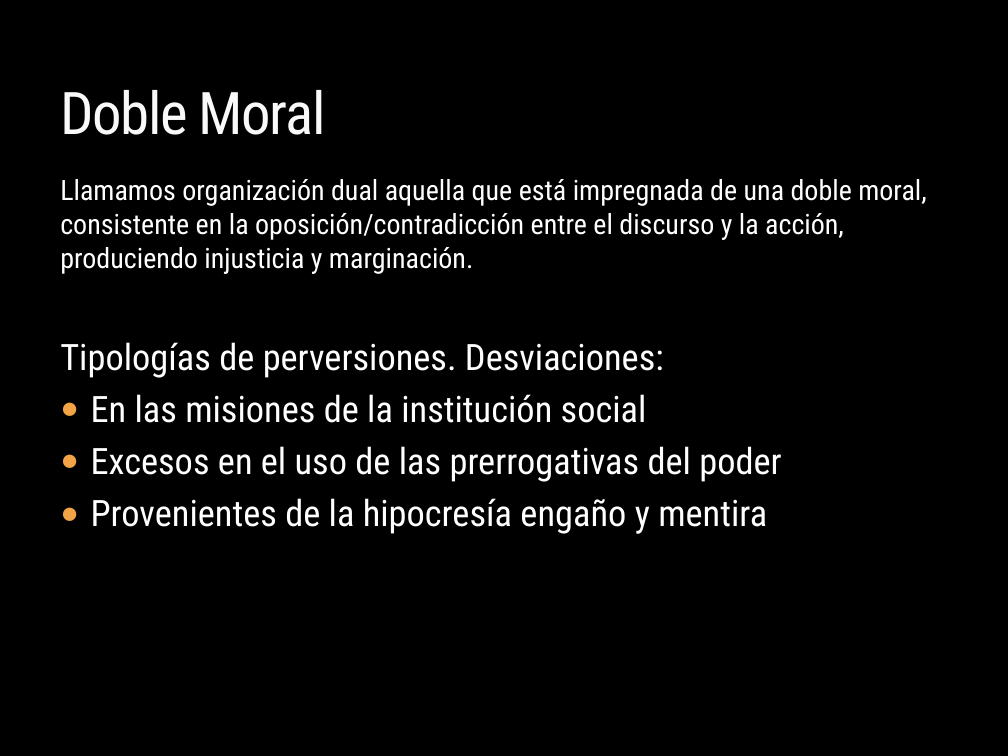
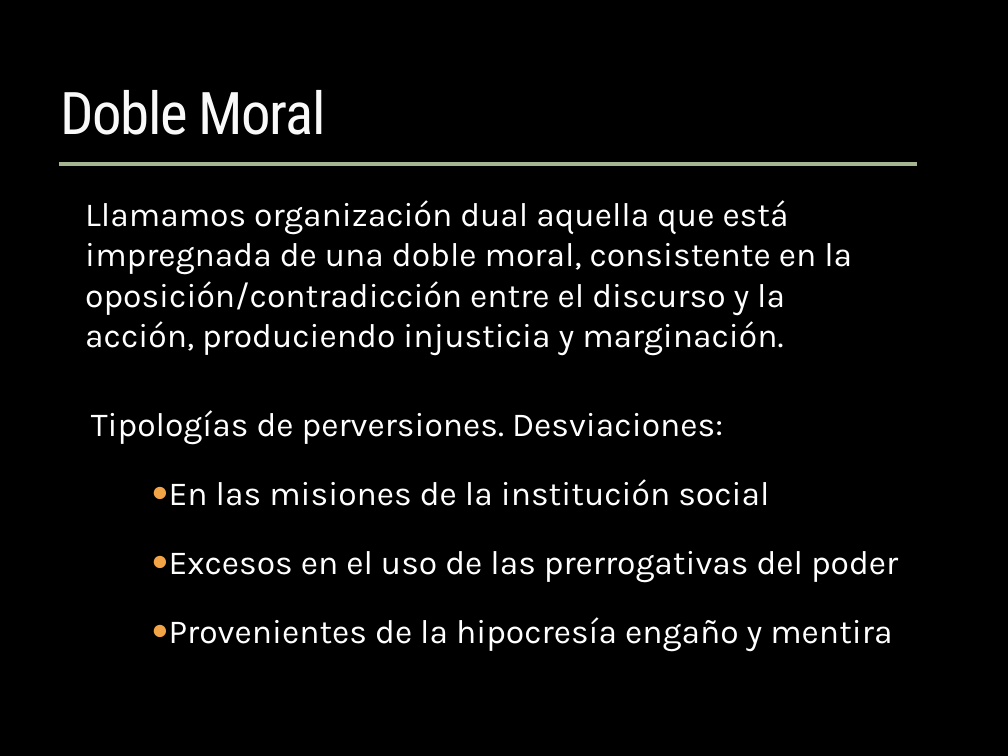
Before and after one commit to carlamadeo/proyectosfacultad, a slide deck: slide 9 of Administracion Gerencial/TP - Gladiator.pptx. Drawn at 1008x756 pixels with LibreOffice and Linux fonts; fonts in the diff are those of the drawing; background and template pictures are left out. Boxes give left, top, right and bottom in pixels: in the first picture for what was removed or moved away, otherwise in the second. Text is boxed around its words. In the diff, an @@ line names an element or a change of style, - is before the commit and + after.

```diff
--- a/Administracion Gerencial/TP - Gladiator.pptx
+++ b/Administracion Gerencial/TP - Gladiator.pptx
@@ line added from (59, 163) to (916, 163), #A5B592 3 pt @@
@@ text at [60,179,927,274]: paragraph removed @@
-Llamamos organización dual aquella que está impregnada de una doble moral, consistente en la oposición/contradicción entre el discurso y la acción, produciendo injusticia y marginación.
@@ text added at [85,200,852,356], 24 pt, text #FFFFFF @@
+Llamamos organización dual aquella que está impregnada de una doble moral, consistente en la oposición/contradicción entre el discurso y la acción, produciendo injusticia y marginación.
@@ text "Tipologías de perversiones. Desviaciones:": place and size @@
-text "Tipologías de perversiones. Desviaciones:" at [60,179,927,534]
+text "Tipologías de perversiones. Desviaciones:" at [91,410,898,651]
@@ text "Tipologías de perversiones. Desviaciones:" at [91,410,898,651]: size 26 to 24 pt, font Roboto Condensed to Karla; indent changed; line spacing 1 to 1.5 @@
```
Also in this commit, not shown: 7 other slides changed, 1 slide added, 1 slide removed, 1 other file.
